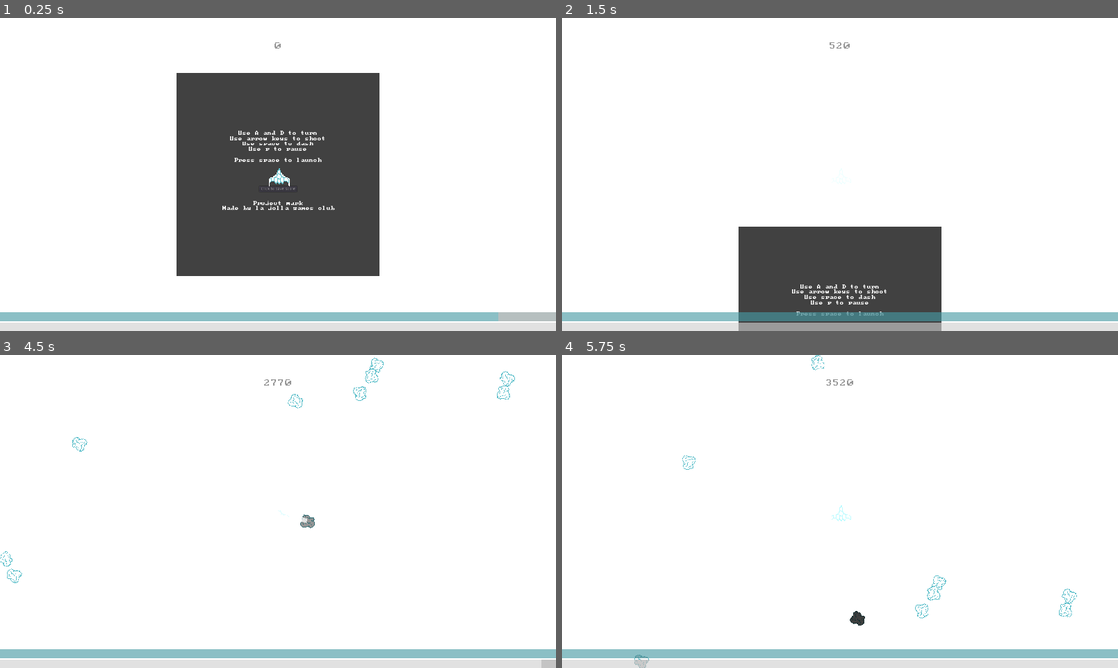
Above: before the commit, frames 1-4 (two rows, left to right).
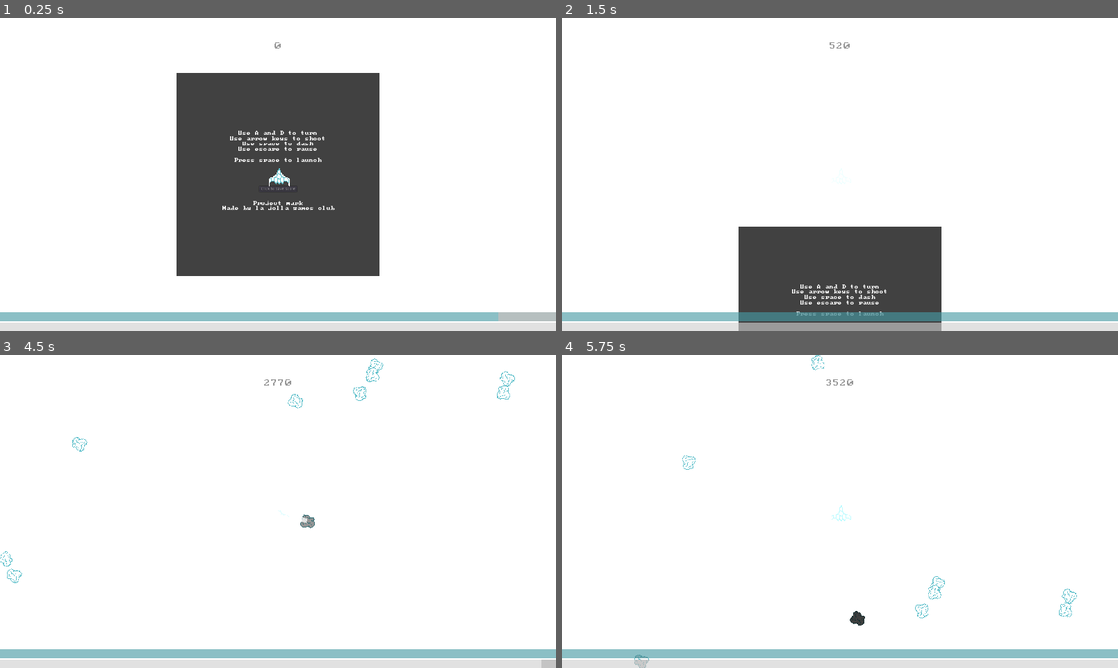
Above: after the commit, the same moments.

Repository: lajollagamesclub/project-mark
Game: Godot game, scene res://Main.tscn
Two runs of this game, one before a commit and one after it. Both use one fixed random seed, a clock stepped at 60 frames per second and the inputs below. The engine's default icon, where the game draws it, is replaced by a stand-in: a white triangle on a blue panel in a dark square.
Inputs:
- Up to frame 1 (0.25 s): no input
- Up to frame 2 (1.5 s): hold E (g_dash_right) 0.53-1.28 s; tap Space (g_dash) at 0.6, 1.35 s; hold S (g_down) from 1.28 s (still down)
- Up to frame 3 (4.5 s): release S (g_down) at 2.03 s; hold E (g_dash_right) 2.03-2.78 s; tap Space (g_dash) every 0.75 s from 2.1 to 4.35 s; hold Up (g_fire_up) 2.78-3.53 s; tap Enter at 3.5 s; hold Q (g_dash_left) from 3.53 s (still down)
- Up to frame 4 (5.75 s): release Q (g_dash_left) at 5.03 s; hold S (g_down) from 5.03 s (still down); tap Space (g_dash) at 5.1 s

The runs differ from the first frame. In frame 1, 0.1% of the frame differs, in the area x 42-57%, y 41-43%; in frame 2, 0.1%; in frame 3, less than 0.1%; in frame 4, less than 0.1%.

Commit message:
Improve performance and change pause key to esc

Diff:
--- a/src/Asteroid.gd
+++ b/src/Asteroid.gd
@@ -1,5 +1,5 @@
 tool
-extends RigidBody2D
+extends StaticBody2D
 
 signal dead
 
--- a/src/Asteroid.tscn
+++ b/src/Asteroid.tscn
@@ -6,13 +6,11 @@
 [sub_resource type="PhysicsMaterial" id=1]
 bounce = 0.3
 
-[node name="Asteroid" type="RigidBody2D" groups=[
+[node name="Asteroid" type="StaticBody2D" groups=[
 "asteroids",
 ]]
-mass = 55.11
 physics_material_override = SubResource( 1 )
 script = ExtResource( 1 )
-size = 60
 
 [node name="ColorRect" type="ColorRect" parent="."]
 visible = false
--- a/src/Main.tscn
+++ b/src/Main.tscn
@@ -129,7 +129,7 @@
 text = "Use A and D to turn
 Use arrow keys to shoot
 Use space to dash
-Use p to pause
+Use escape to pause
 
 Press space to launch"
 align = 1
--- a/src/project.godot
+++ b/src/project.godot
@@ -128,7 +128,7 @@
 }
 g_pause={
 "deadzone": 0.5,
-"events": [ Object(InputEventKey,"resource_local_to_scene":false,"resource_name":"","device":0,"alt":false,"shift":false,"control":false,"meta":false,"command":false,"pressed":false,"scancode":80,"unicode":0,"echo":false,"script":null)
+"events": [ Object(InputEventKey,"resource_local_to_scene":false,"resource_name":"","device":0,"alt":false,"shift":false,"control":false,"meta":false,"command":false,"pressed":false,"scancode":16777217,"unicode":0,"echo":false,"script":null)
  ]
 }
 
